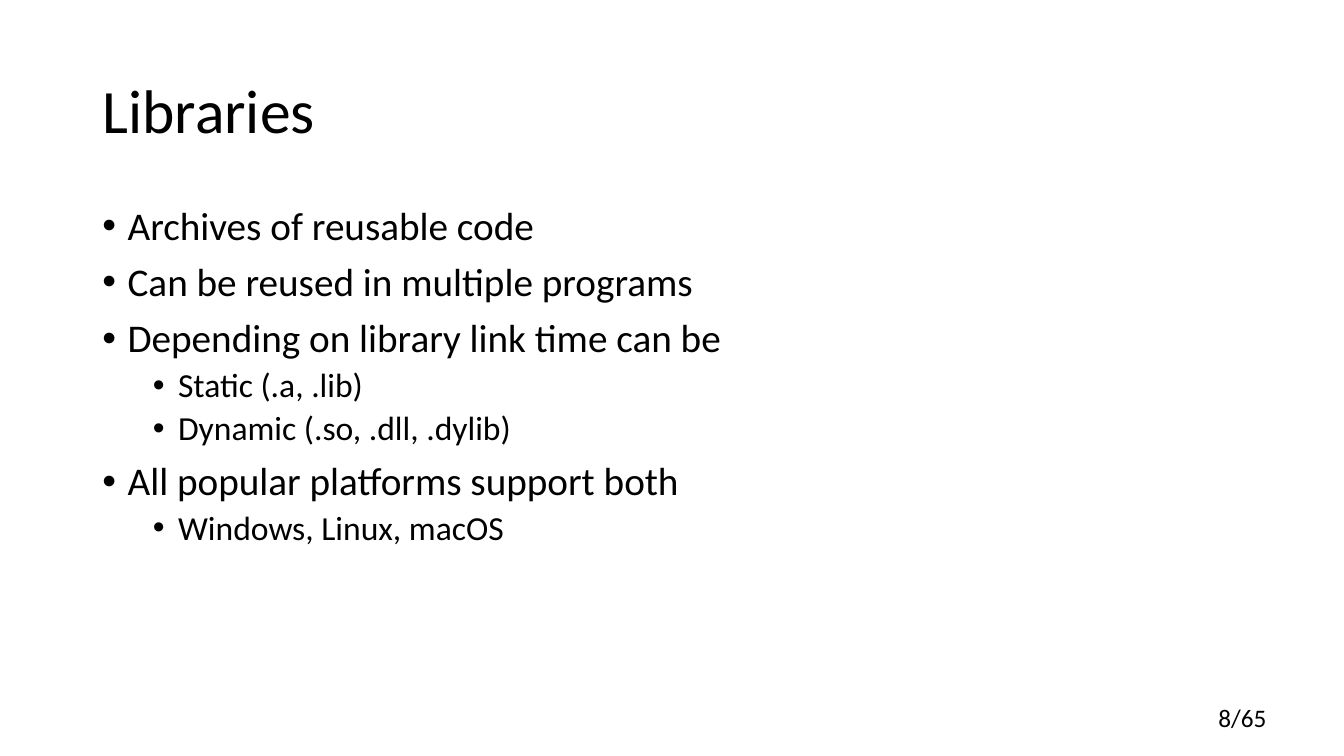
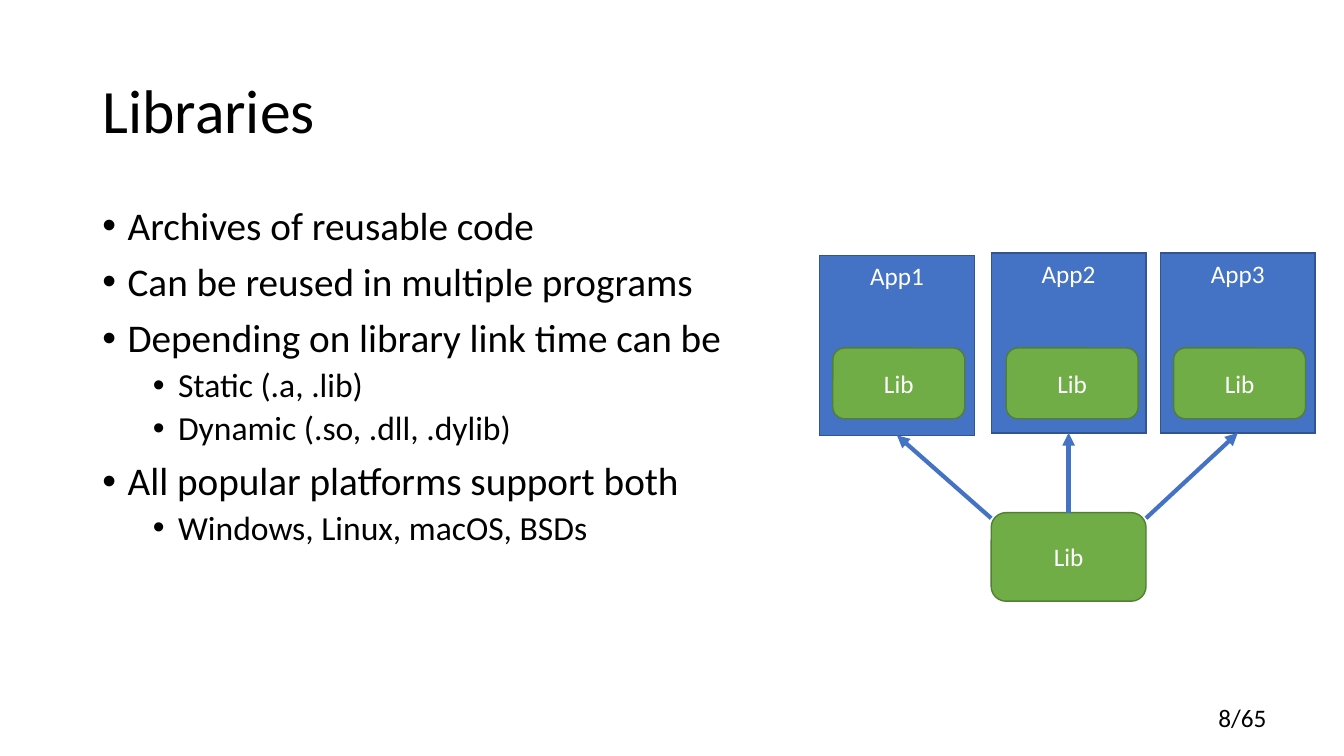
Before and after one commit to yugr/CppRussia, a slide deck: slide 8 of 2024/EN.pptx. Drawn at 1344x756 pixels with LibreOffice and Linux fonts; fonts in the diff are those of the drawing. Boxes give left, top, right and bottom in pixels: in the first picture for what was removed or moved away, otherwise in the second. Text is boxed around its words. In the diff, an @@ line names an element or a change of style, - is before the commit and + after.

```diff
--- a/2024/EN.pptx
+++ b/2024/EN.pptx
@@ rectangle added at [820,256,975,436], fill #4472C4, outline #325491 1 pt, 18 pt, text #FFFFFF @@
+App1
@@ rectangle added at [991,253,1146,433], fill #4472C4, outline #325491 1 pt, 18 pt, text #FFFFFF @@
+App2
@@ rectangle added at [1160,253,1316,433], fill #4472C4, outline #325491 1 pt, 18 pt, text #FFFFFF @@
+App3
@@ rounded rectangle added at [833,348,965,418], fill #70AD47, outline #538035 1 pt, 18 pt, text #FFFFFF @@
+Lib
@@ rounded rectangle added at [1006,348,1138,418], fill #70AD47, outline #538035 1 pt, 18 pt, text #FFFFFF @@
+Lib
@@ rounded rectangle added at [1174,348,1306,418], fill #70AD47, outline #538035 1 pt, 18 pt, text #FFFFFF @@
+Lib
@@ arrow added from (991, 518) to (897, 436), #4472C4 3 pt @@
@@ arrow added from (1069, 513) to (1069, 433), #4472C4 3 pt @@
@@ arrow added from (1146, 518) to (1238, 433), #4472C4 3 pt @@
@@ text at [178,516,587,544]: text changed @@
-  • Windows, Linux, macOS
+  • Windows, Linux, macOS, BSDs
@@ rounded rectangle added at [991,513,1146,602], fill #70AD47, outline #538035 1 pt, 18 pt, text #FFFFFF @@
+Lib
```
Also in this commit, not shown: 17 other slides changed, 12 slides added, 2 slides removed.
